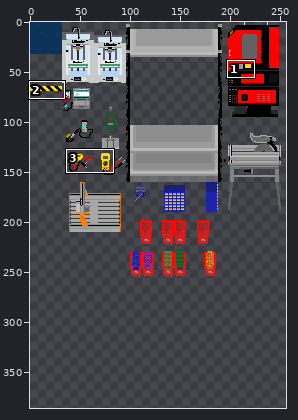
Two states of a sprite sheet, tileset_unikat.png. The picture above shows the old version from afar; the outline marks the close-up.
Close-up. As it was:
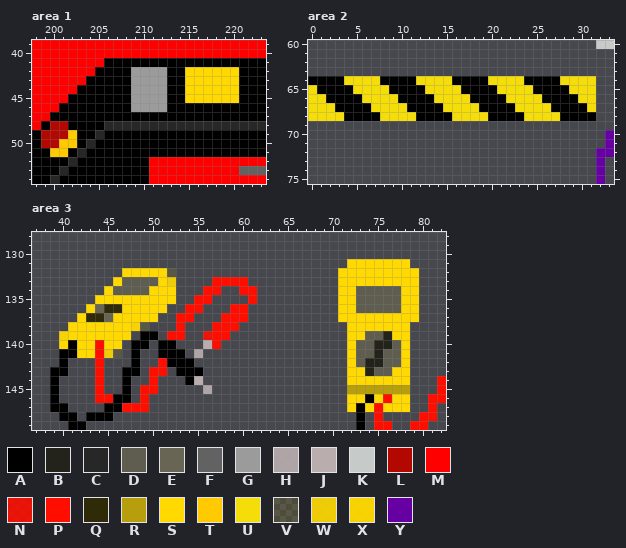
The file is 512x512 pixels. Pixels under 10% opacity are left out. Colours within 5 levels of each other are drawn and written as one. Shown: area 1: x 198..223, y 39..54; area 2: x 0..33, y 60..75; area 3: x 37..82, y 128..149. The wide view leaves out empty margins. The commit also changed other parts of the picture, which this record leaves out.
Palette (. is transparent): A #000000  B #24231b  C #272727  D #5f5d50  E #686555  F #626262  G #9b9b9b  H #b8adadeb  J #b9adad  K #c6cac8  L #b20801  M #ff0000  N #ff0e00e1  P #ff0e00  Q #2f2a08  R #b79e0d  S #ffd900  T #ffca00  U #f5dd0a  V #ffd8001a  W #ffd900e8  X #ffd900f4  Y #6700a2
The result:
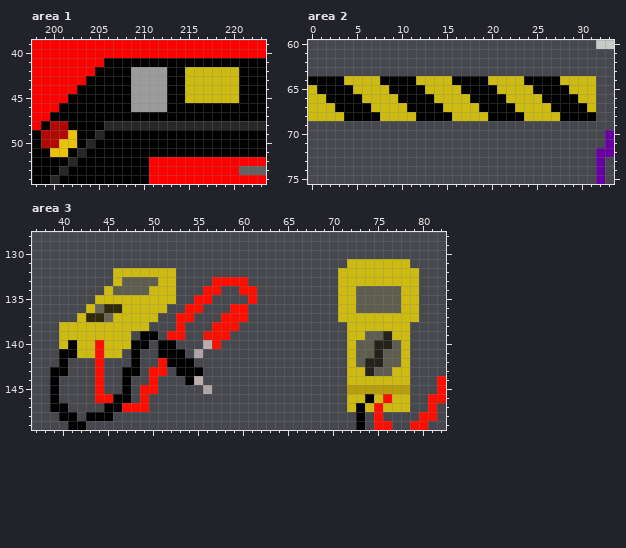
Difference:
colour S: #ffd900 -> #cebb11
colour T: #ffca00 -> #eac308
Area 2:
y 64: x 4..7 UUUU -> SSSS; x 12..15 UUUU -> SSSS; x 20..23 UUUU -> SSSS; x 28..31 UUUU -> SSSS
y 65: x 0 U -> S; x 5..8 UUUU -> SSSS; x 13..16 UUUU -> SSSS; x 21..24 UUUU -> SSSS; x 29..31 UUU -> SSS
y 66: x 0..1 UU -> SS; x 6..9 UUUU -> SSSS; x 14..17 UUUU -> SSSS; x 22..25 UUUU -> SSSS; x 30..31 UU -> SS
y 67: x 0..2 UUU -> SSS; x 7..10 UUUU -> SSSS; x 15..18 UUUU -> SSSS; x 23..26 UUUU -> SSSS; x 31 U -> S
y 68: x 0..3 UUUU -> SSSS; x 8..11 UUUU -> SSSS; x 16..19 UUUU -> SSSS; x 24..27 UUUU -> SSSS
Area 3:
y 132: x 46 . -> S; x 52 V -> S
y 133: x 52 W -> S
y 138: x 40 . -> S; x 48..49 XV -> SS
y 139: x 40 X -> S
y 140: x 47 . -> S
y 141: x 45..46 WV -> SS
Changed places in both close-ups, as pixel boxes (x1, y1, x2, y2):
changed: (185, 67, 239, 103)
changed: (50, 130, 77, 157)
changed: (308, 76, 596, 121)
changed: (338, 259, 419, 412)
changed: (59, 268, 176, 358)
